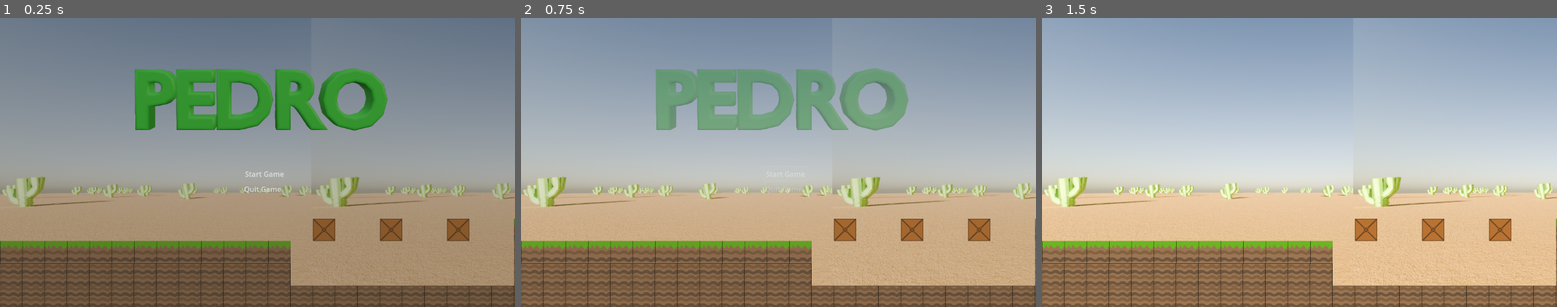
Above: before the commit, frames 1-3 (left to right).
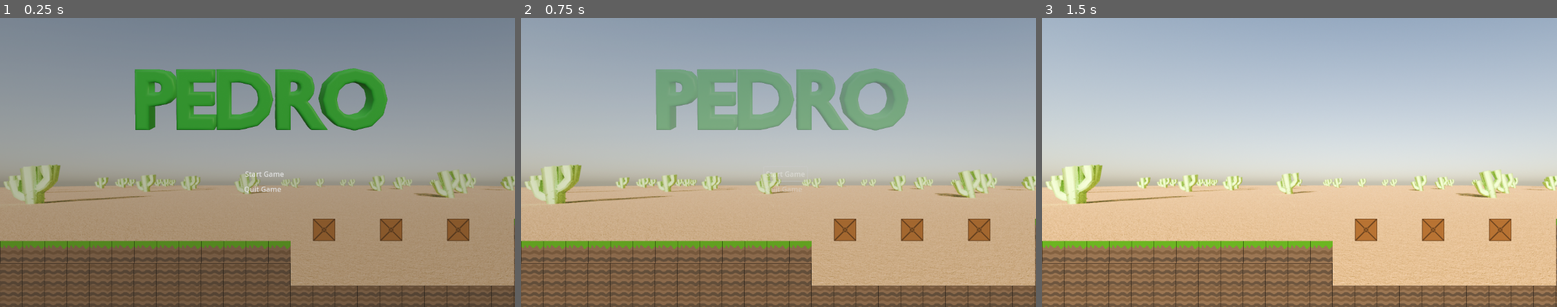
Above: after the commit, the same moments.

Repository: Burns3y/Pedro
Game: Godot game, scene res://scenes/levels/level 1.tscn
Two runs of this game, one before a commit and one after it. Both use one fixed random seed, a clock stepped at 60 frames per second and the inputs below.
Inputs:
- Up to frame 1 (0.25 s): no input
- Up to frame 2 (0.75 s): click "Start Game" at 0.5 s
- Up to frame 3 (1.5 s): tap Enter at 1.25 s

The runs differ from the first frame. In frame 1, 4.0% of the frame differs, in the area x 0-100%, y 50-93%; in frame 2, 5.6%; in frame 3, 8.3%, in the area x 0-100%, y 0-93%.

Commit message:
oscar is a monkey )its cacti)

Diff:
--- a/scenes/levels/level 1.tscn
+++ b/scenes/levels/level 1.tscn
@@ -373,13 +373,8 @@
 [node name="Level1" type="Node2D"]
 
 [node name="PedroBg3" type="Sprite2D" parent="."]
-position = Vector2(451, 319)
-scale = Vector2(0.829897, 0.829897)
-texture = ExtResource("1_u5ag3")
-
-[node name="PedroBg4" type="Sprite2D" parent="."]
-position = Vector2(1153, 319)
-scale = Vector2(0.829897, 0.829897)
+position = Vector2(594.43, 280)
+scale = Vector2(1.09021, 1.09021)
 texture = ExtResource("1_u5ag3")
 
 [node name="TileMap" type="TileMap" parent="."]
